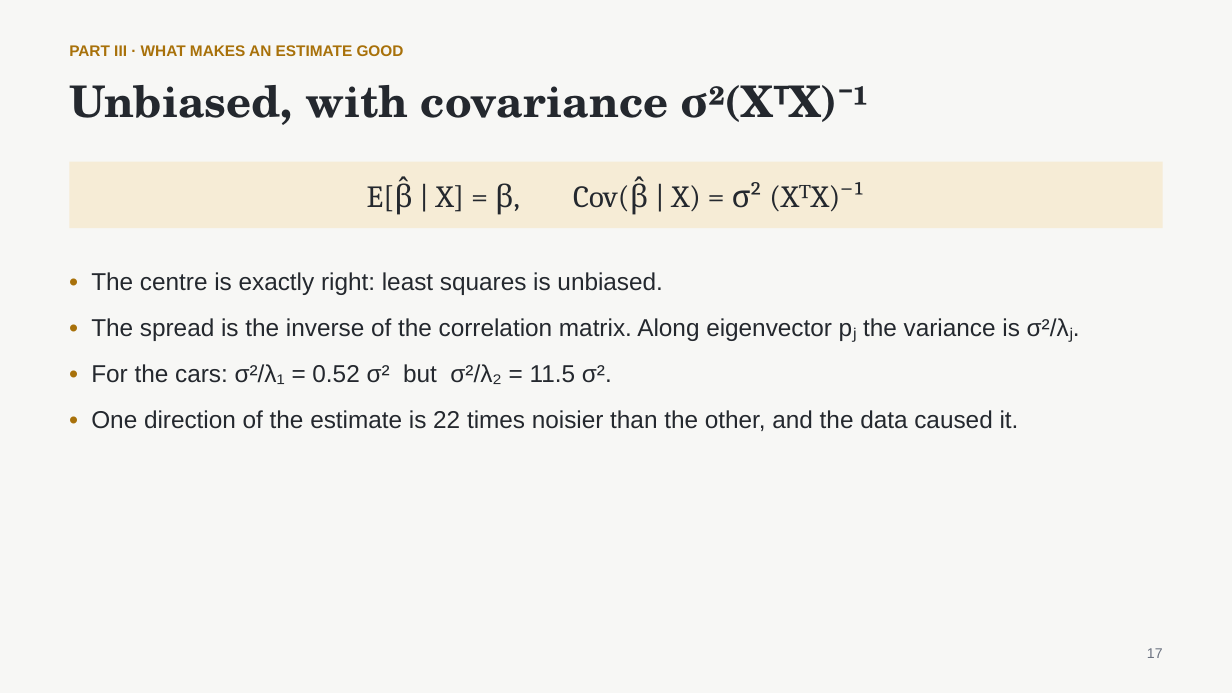
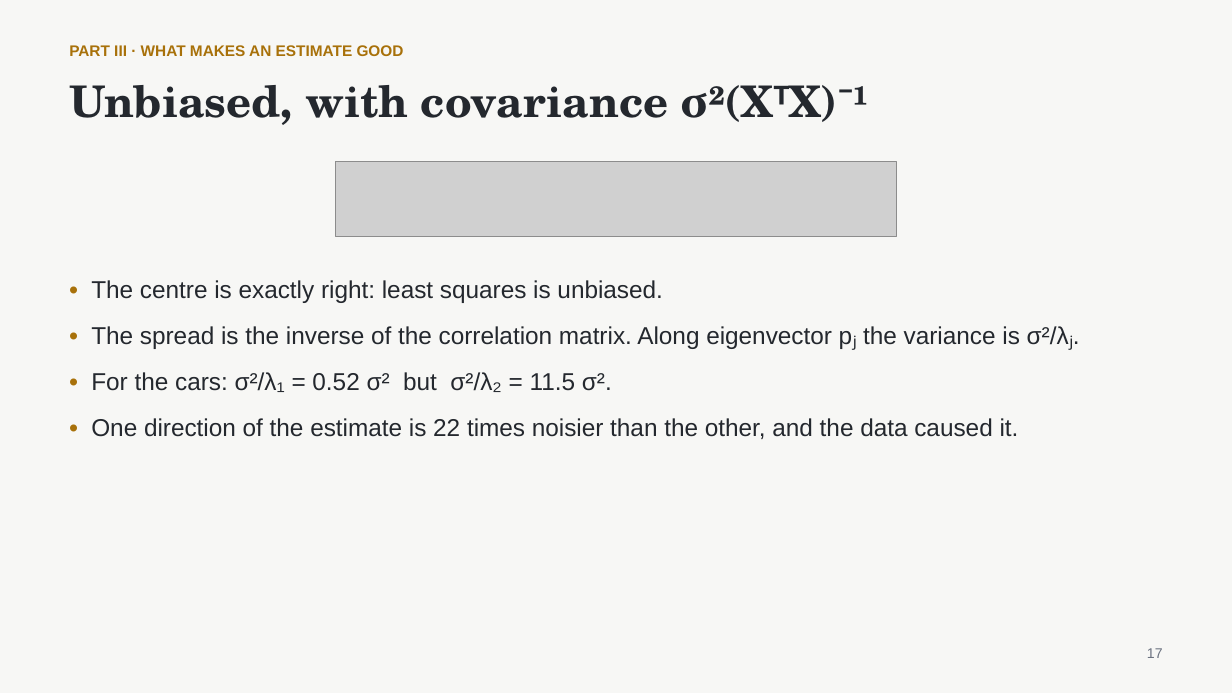
Before and after one commit to nurdauletakhanov/ReadingLab, a slide deck: slide 17 of public/slides/session-0-least-squares-foundations.pptx. Drawn at 1232x693 pixels with LibreOffice and Linux fonts; fonts in the diff are those of the drawing; grey boxes stand for pictures. Boxes give left, top, right and bottom in pixels: in the first picture for what was removed or moved away, otherwise in the second. Text is boxed around its words. In the diff, an @@ line names an element or a change of style, - is before the commit and + after.

```diff
--- a/public/slides/session-0-least-squares-foundations.pptx
+++ b/public/slides/session-0-least-squares-foundations.pptx
@@ rectangle removed at (69, 162, 1163, 228) @@
-E[β̂ | X] = β, Cov(β̂ | X) = σ² (XᵀX)⁻¹
@@ picture added at (335, 162, 897, 237) @@
@@ text "• The centre is exactly ...": place and size @@
-text "• The centre is exactly ..." at (91, 272, 1069, 431)
+text "• The centre is exactly ..." at (91, 280, 1069, 439)
```
Also in this commit, not shown: 16 other slides changed, 20 other files.
